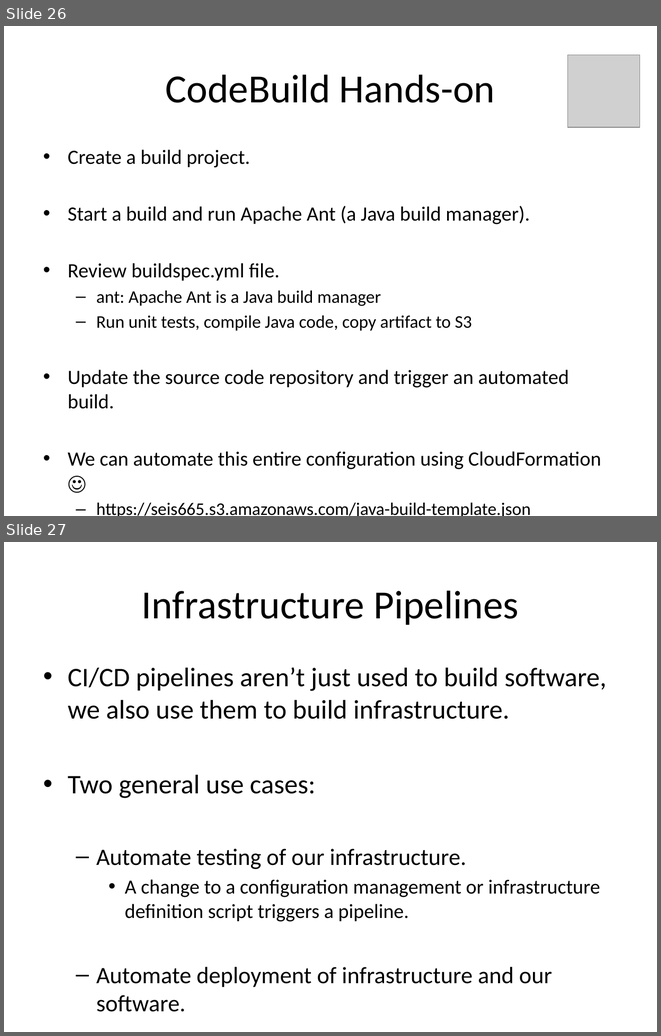
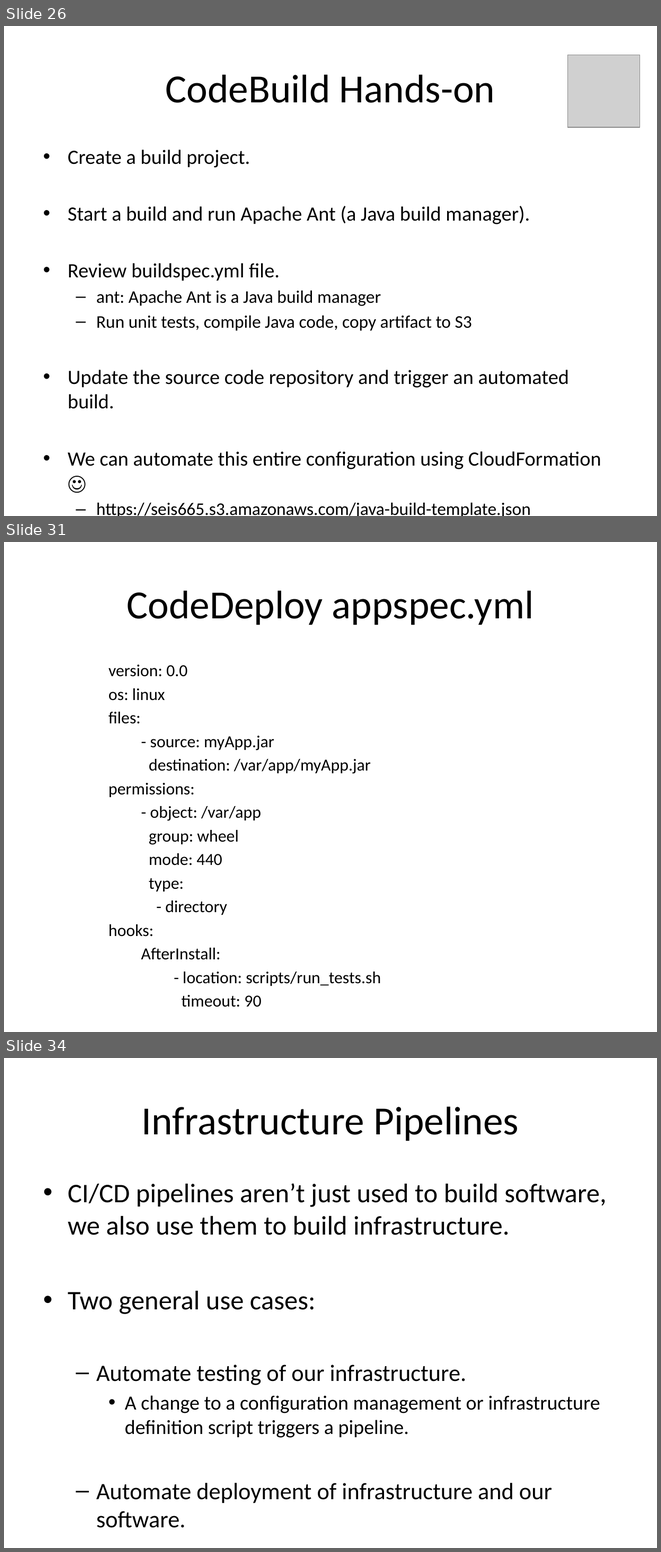
Before and after one commit to jasondbaker/infrastructure-class, a slide deck: lectures/infrastructure-week-10.pptx. Shown one above the other, each under a label of ours: slides 26 and 27 before the commit, slides 26, 31 and 34 after it; the slides between them are not shown. The pictures are 661x1036 and 661x1552 pixels, drawn with LibreOffice and Linux fonts; fonts in the diff are those of the drawing; grey boxes stand for pictures. Boxes give left, top, right and bottom in pixels: in the first picture for what was removed or moved away, otherwise in the second. Text is boxed around its words. In the diff, an @@ line names an element or a change of style, - is before the commit and + after.

```diff
--- a/lectures/infrastructure-week-10.pptx
+++ b/lectures/infrastructure-week-10.pptx
@@ slide 31 added at [4, 542, 657, 1032], background #FFFFFF @@
@@ title added at [126, 590, 534, 625], 44 pt, text #000000 @@
+CodeDeploy appspec.yml
@@ text added at [108, 664, 381, 986], 18.6 pt, text #000000 @@
+    version: 0.0
+    os: linux
+    files:
+    - source: myApp.jar
+    destination: /var/app/myApp.jar
+    permissions:
+    - object: /var/app
+    group: wheel
+    mode: 440
+    type:
+    - directory
+    hooks:
+    AfterInstall:
+    - location: scripts/run_tests.sh
+    timeout: 90
@@ what was slide 27 is now slide 34 @@
```
Also in this commit, not shown: 6 other slides added, 6 other files.
